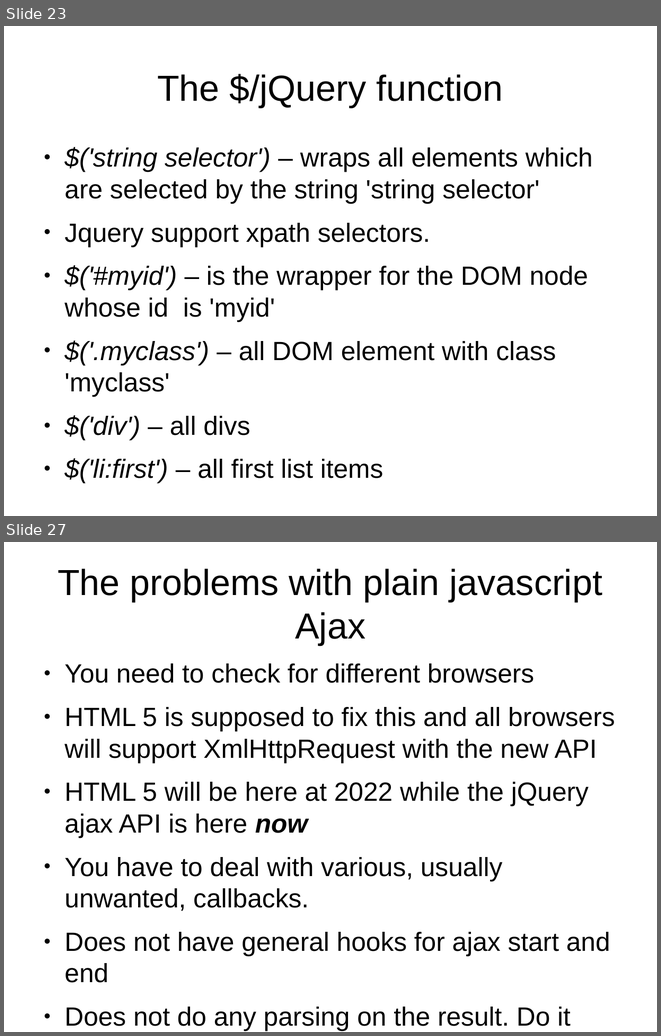
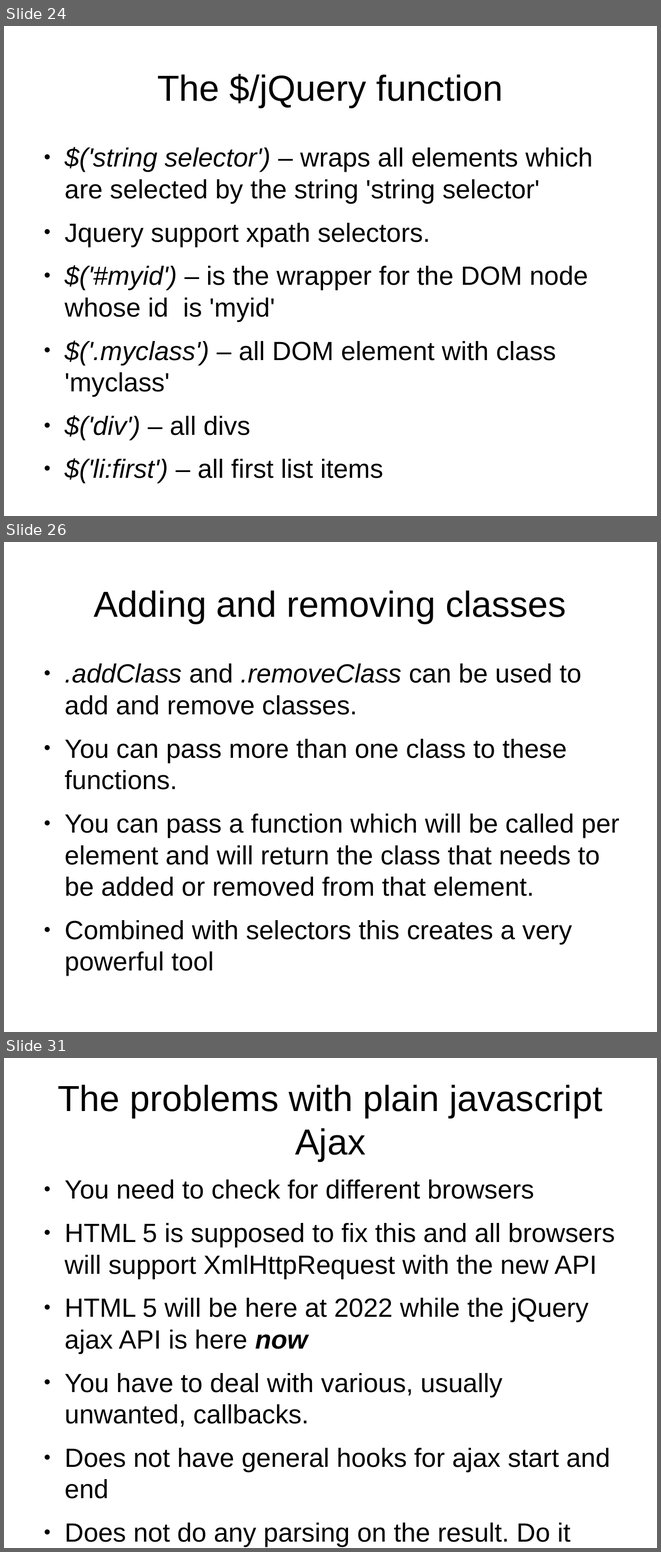
Before and after one commit to veltzer/demos, a slide deck: javascript/jquery/doc/jquery.odp. Shown one above the other, each under a label of ours: slides 23 and 27 before the commit, slides 24, 26 and 31 after it; the slides between them are not shown. The pictures are 661x1036 and 661x1552 pixels, drawn with LibreOffice and Linux fonts; fonts in the diff are those of the drawing. Boxes give left, top, right and bottom in pixels: in the first picture for what was removed or moved away, otherwise in the second. Text is boxed around its words. In the diff, an @@ line names an element or a change of style, - is before the commit and + after.

```diff
--- a/javascript/jquery/doc/jquery.odp
+++ b/javascript/jquery/doc/jquery.odp
@@ slide 26 added at [4,542,657,1032], background #FFFFFF @@
@@ title added at [94,590,566,623], 44 pt, text #000000 @@
+Adding and removing classes
@@ text added at [64,663,619,976], 32 pt, text #000000 @@
+● .addClass and .removeClass can be used to add and remove classes.
+● You can pass more than one class to these functions.
+● You can pass a function which will be called per element and will return the class that needs to be added or removed from that element.
+● Combined with selectors this creates a very powerful tool
@@ what was slide 23 is now slide 24 @@
@@ what was slide 27 is now slide 31 @@
```
Also in this commit, not shown: 5 slides changed, 12 other slides added, 5 slides removed, 22 other files.
